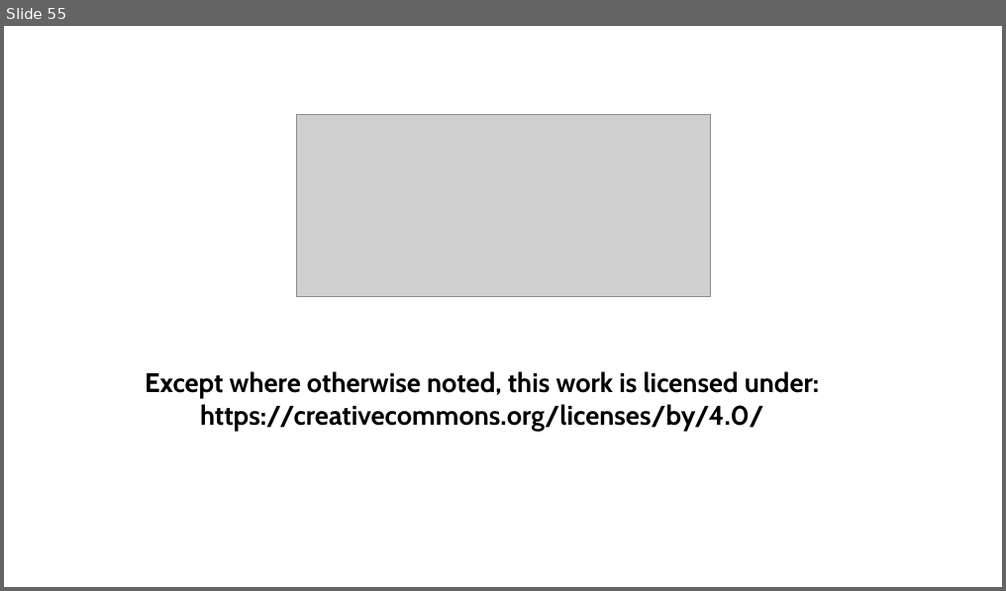
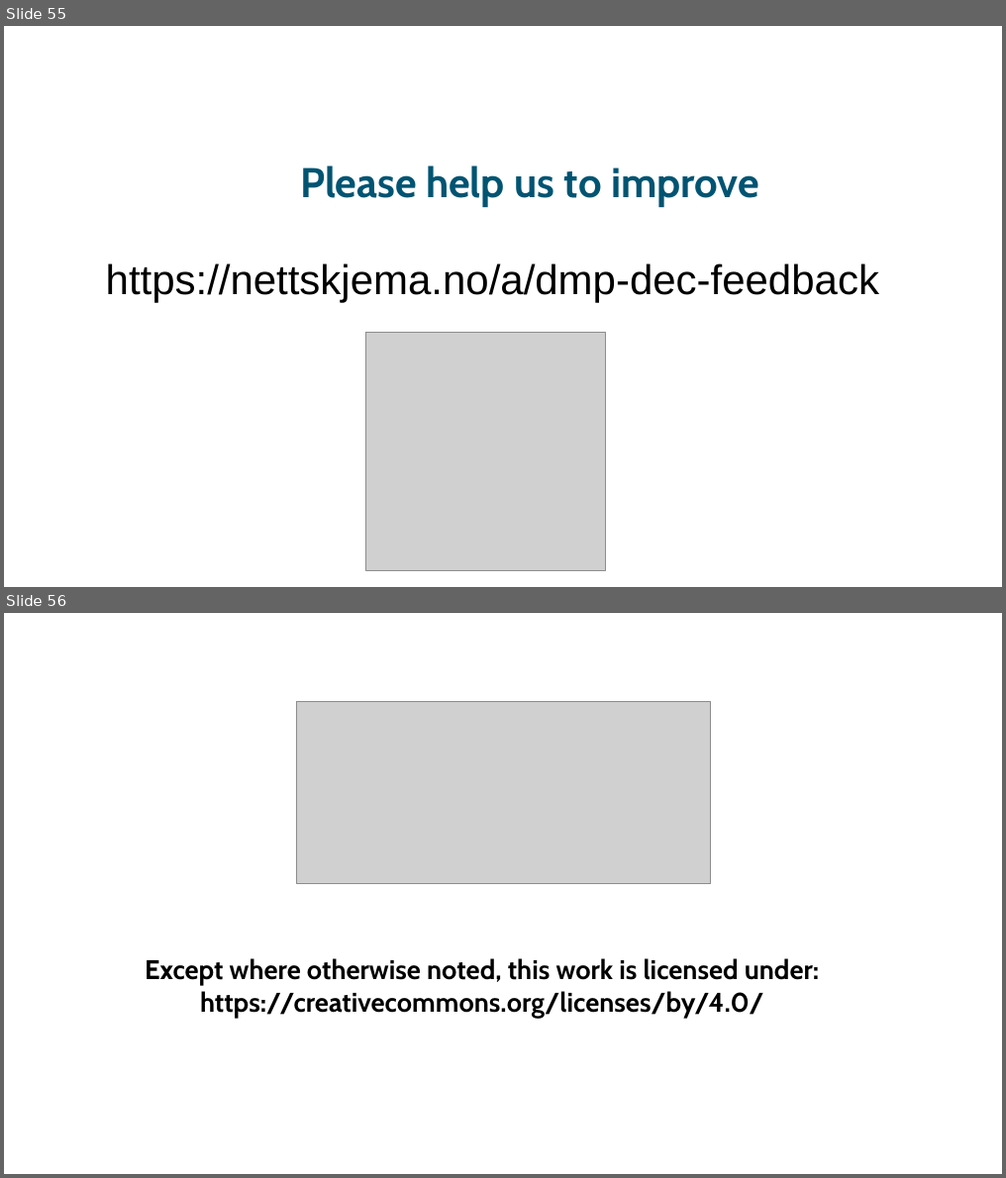
Before and after one commit to ELIXIR-Norway-Training/DMP-writing-workshop, a slide deck: 2021-12-07_09_Licensing.odp. Shown one above the other, each under a label of ours: slide 55 before the commit, slides 55 and 56 after it. The pictures are 1006x591 and 1006x1178 pixels, drawn with LibreOffice and Linux fonts; fonts in the diff are those of the drawing; grey boxes stand for pictures. Boxes give left, top, right and bottom in pixels: in the first picture for what was removed or moved away, otherwise in the second. Text is boxed around its words. In the diff, an @@ line names an element or a change of style, - is before the commit and + after.

```diff
--- a/2021-12-07_09_Licensing.odp
+++ b/2021-12-07_09_Licensing.odp
@@ slide 55 added at [4,26,1002,587], background #FFFFFF @@
@@ text added at [300,166,759,207], 40 pt, text #005472, bold @@
+Please help us to improve
@@ text added at [106,264,879,303], 40 pt, text #000000 @@
+https://nettskjema.no/a/dmp-dec-feedback
@@ picture added at [366,332,605,571] @@
@@ what was slide 55 is now slide 56 @@
```
Also in this commit, not shown: 1 slide changed, 4 other files.
